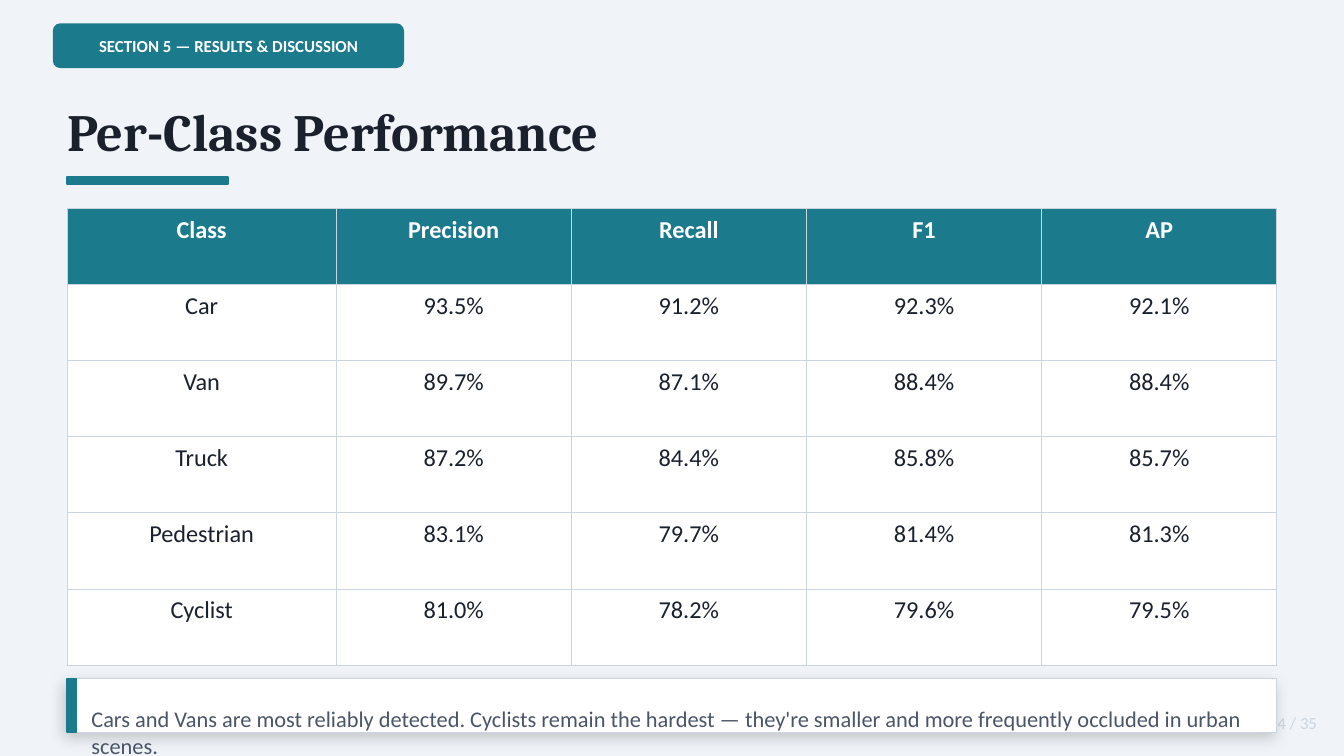
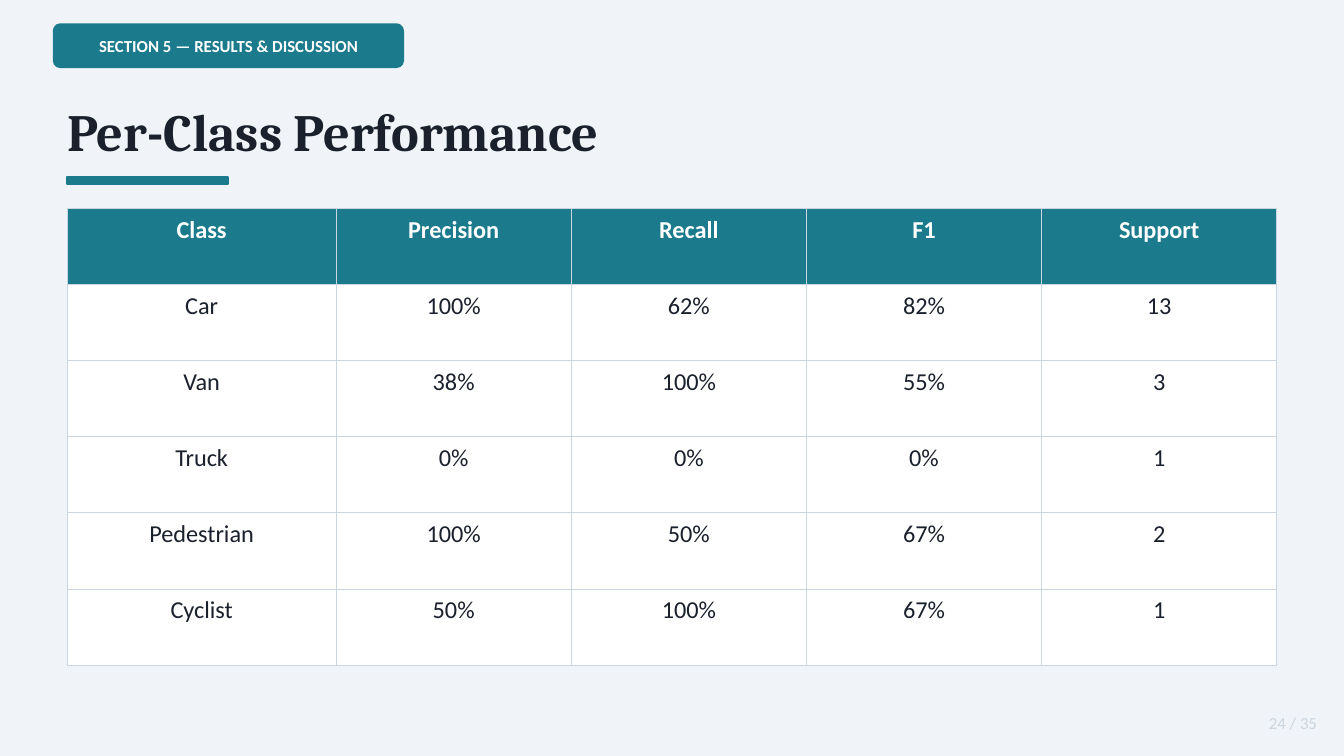
Before and after one commit to KumbiraiShonhiwa/3D-ResNet-With-Temporal-Feature-Stacking-and-LSTM, a slide deck: slide 25 of docs/KITTI_ML_Presentation.pptx (slide 24 before the commit). Drawn at 1344x756 pixels with LibreOffice and Linux fonts; fonts in the diff are those of the drawing. Boxes give left, top, right and bottom in pixels: in the first picture for what was removed or moved away, otherwise in the second. Text is boxed around its words. In the diff, an @@ line names an element or a change of style, - is before the commit and + after.

```diff
--- a/docs/KITTI_ML_Presentation.pptx
+++ b/docs/KITTI_ML_Presentation.pptx
@@ table at [67,208,1277,665] @@
-row 1, column 5: AP
+row 1, column 5: Support
-row 2: Car | 93.5% | 91.2% | 92.3% | 92.1%
+row 2: Car | 100% | 62% | 82% | 13
-row 3: Van | 89.7% | 87.1% | 88.4% | 88.4%
+row 3: Van | 38% | 100% | 55% | 3
-row 4: Truck | 87.2% | 84.4% | 85.8% | 85.7%
+row 4: Truck | 0% | 0% | 0% | 1
-row 5: Pedestrian | 83.1% | 79.7% | 81.4% | 81.3%
+row 5: Pedestrian | 100% | 50% | 67% | 2
-row 6: Cyclist | 81.0% | 78.2% | 79.6% | 79.5%
+row 6: Cyclist | 50% | 100% | 67% | 1
@@ rectangle removed at [67,679,1277,732] @@
@@ rectangle removed at [67,679,77,732] @@
@@ text removed at [91,711,1241,754] @@
-Cars and Vans are most reliably detected. Cyclists remain the hardest — they're smaller and more frequently occluded in urban scenes.
@@ text removed at [1269,723,1286,726] @@
-24 / 35
```
Also in this commit, not shown: 8 other slides changed, 4 slides added, 1 slide removed, 5 other files.
